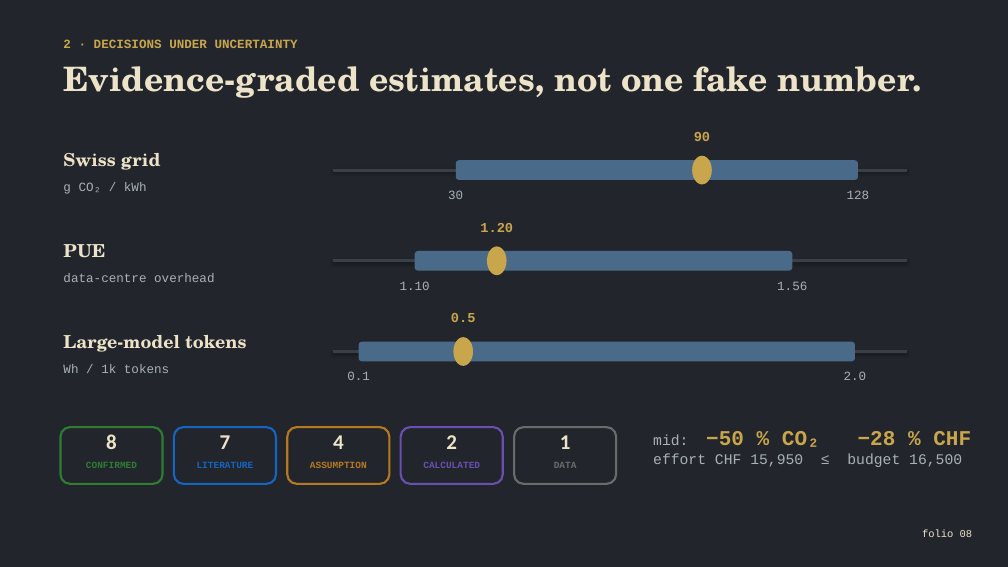
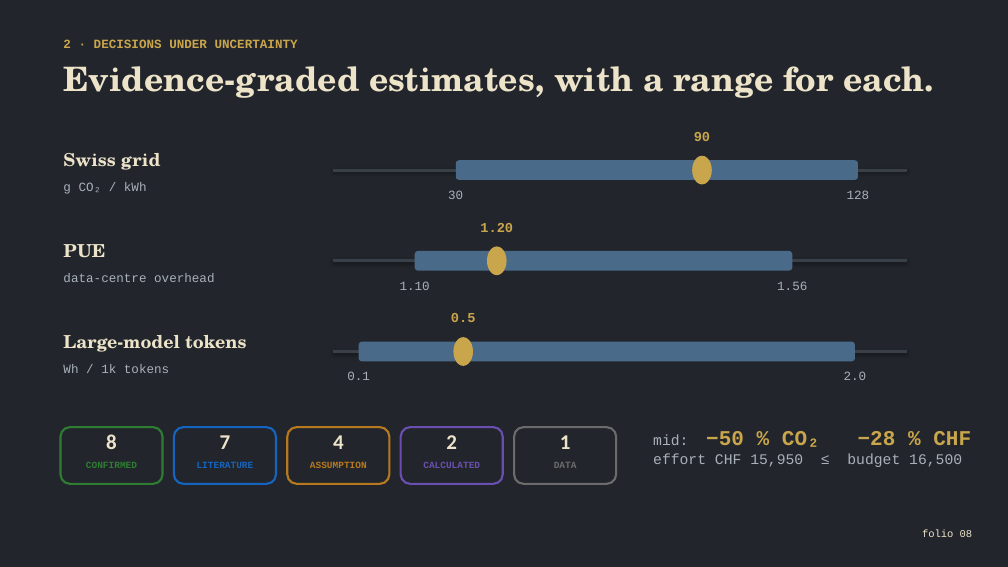
Before and after one commit to soujanyakilaru/greenledger, a slide deck: slide 8 of GreenLedger_Presentation.pptx. Drawn at 1008x567 pixels with LibreOffice and Linux fonts; fonts in the diff are those of the drawing. Boxes give left, top, right and bottom in pixels: in the first picture for what was removed or moved away, otherwise in the second. Text is boxed around its words. In the diff, an @@ line names an element or a change of style, - is before the commit and + after.

```diff
--- a/GreenLedger_Presentation.pptx
+++ b/GreenLedger_Presentation.pptx
@@ text at (63, 66, 933, 98): text changed @@
-Evidence-graded estimates, not one fake number.
+Evidence-graded estimates, with a range for each.
```
